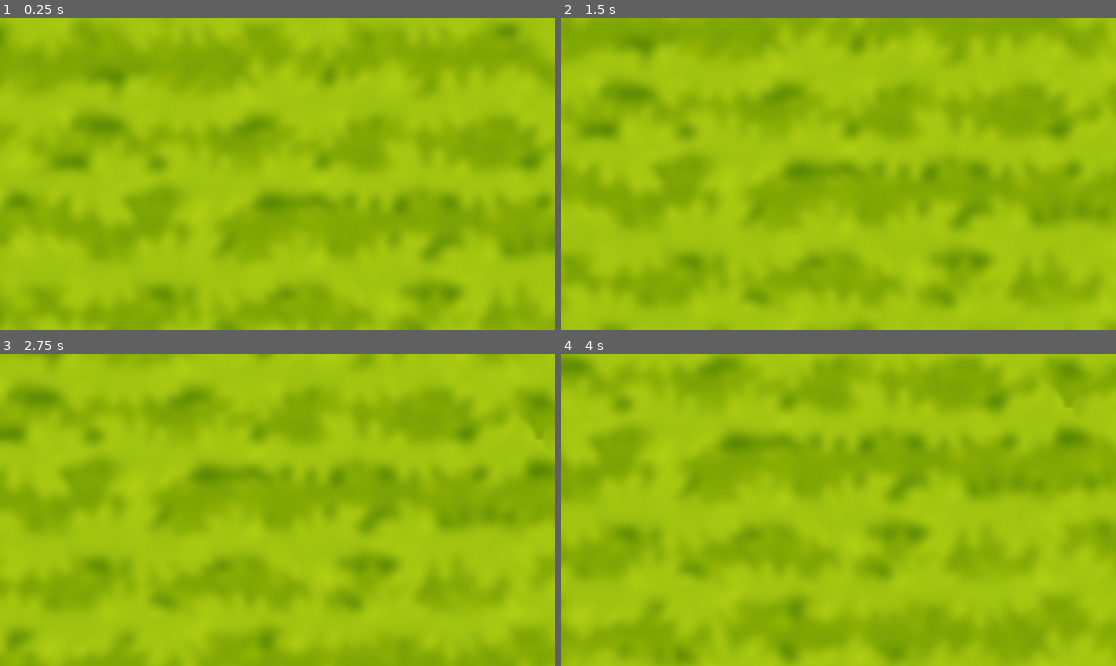
Above: before the commit, frames 1-4 (two rows, left to right).
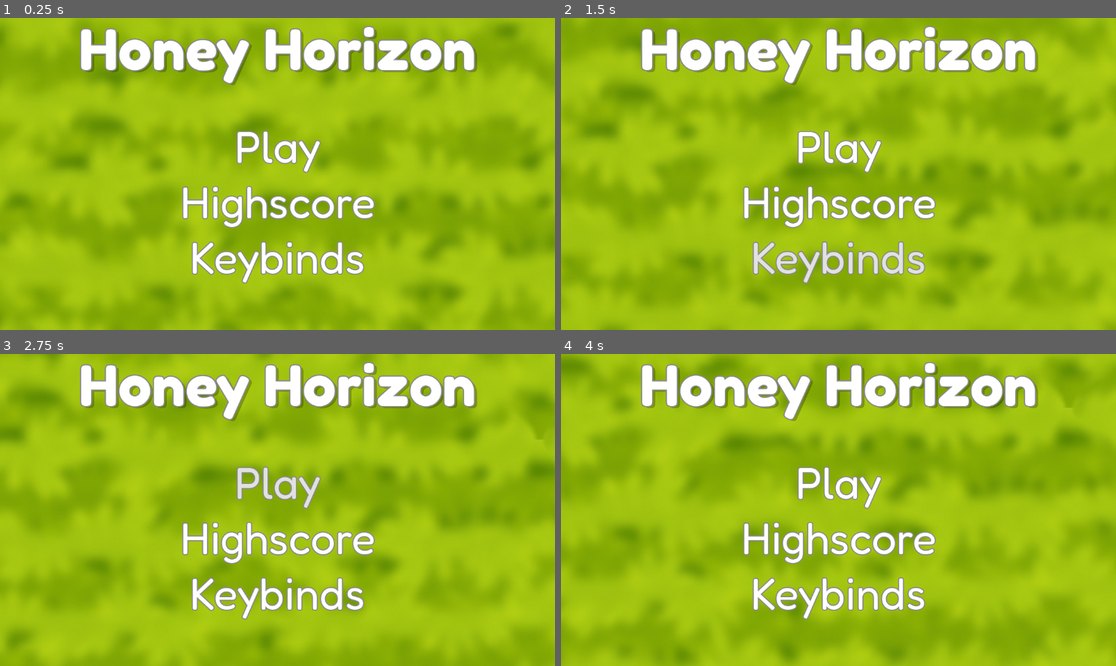
Above: after the commit, the same moments.

Repository: jam53/GMTK-Gamejam-2024
Game: Godot game, scene res://scenes/main_menu.tscn
Same seed, same stepped clock (60 frames per second), same inputs: the game is played once before the commit and once after it.
Inputs (mouse positions are in pixels of both pictures, inside the frame that each line leads up to):
- Up to frame 1 (0.25 s): no input
- Up to frame 2 (1.5 s): click (838, 202) at 0.5 s, where only the run after the commit has a clickable "Highscore"; click (838, 258) at 1.25 s, where only the run after the commit has a clickable "Keybinds"
- Up to frame 3 (2.75 s): click (277, 481) at 2 s, where only the run after the commit has a clickable "Play"
- Up to frame 4 (4 s): click (838, 481) at 2.75 s, where only the run after the commit has a clickable "Play"; move the mouse to (960, 494) at 3.52 s; press the mouse at (960, 494) at 3.53 s; hold D (right) from 3.53 s (still down)

The runs differ from the first frame. In frame 1, 11% of the frame differs, in the area x 14-86%, y 2-86%; in frame 2, 11%; in frame 3, 11%; in frame 4, 11%.

Commit message:
Add title and buttons to main menu

Diff:
--- a/scenes/main_menu.tscn
+++ b/scenes/main_menu.tscn
@@ -1,8 +1,20 @@
-[gd_scene load_steps=4 format=3 uid="uid://6ca5scx6ijk0"]
+[gd_scene load_steps=11 format=3 uid="uid://6ca5scx6ijk0"]
 
 [ext_resource type="Script" path="res://scripts/background.gd" id="1_j7str"]
 [ext_resource type="Texture2D" uid="uid://cereni0kmng6f" path="res://assets/sprites/GrassBlurred.jpg" id="2_1ias7"]
 [ext_resource type="Script" path="res://scripts/camera_main_menu.gd" id="3_xyf10"]
+[ext_resource type="FontFile" uid="uid://cmo4arn350ar4" path="res://assets/fonts/FredokaOne-Regular.ttf" id="4_cewai"]
+[ext_resource type="FontFile" uid="uid://bh6jf7bkg5idf" path="res://assets/fonts/Fredoka-Regular.ttf" id="5_pib4d"]
+
+[sub_resource type="StyleBoxEmpty" id="StyleBoxEmpty_170og"]
+
+[sub_resource type="StyleBoxEmpty" id="StyleBoxEmpty_cx6gf"]
+
+[sub_resource type="StyleBoxEmpty" id="StyleBoxEmpty_sh4t4"]
+
+[sub_resource type="StyleBoxEmpty" id="StyleBoxEmpty_4gijn"]
+
+[sub_resource type="StyleBoxEmpty" id="StyleBoxEmpty_nuqh4"]
 
 [node name="MainMenu" type="Node2D"]
 
@@ -16,3 +28,82 @@
 script = ExtResource("3_xyf10")
 
 [node name="Camera2D" type="Camera2D" parent="CameraMainMenu"]
+
+[node name="CanvasLayer" type="CanvasLayer" parent="."]
+
+[node name="VBoxContainer" type="VBoxContainer" parent="CanvasLayer"]
+anchors_preset = 8
+anchor_left = 0.5
+anchor_top = 0.5
+anchor_right = 0.5
+anchor_bottom = 0.5
+offset_left = -412.5
+offset_top = -324.0
+offset_right = 412.5
+offset_bottom = 223.0
+grow_horizontal = 2
+grow_vertical = 2
+theme_override_constants/separation = 75
+
+[node name="Title" type="Label" parent="CanvasLayer/VBoxContainer"]
+layout_mode = 2
+theme_override_colors/font_shadow_color = Color(0, 0, 0, 0.247059)
+theme_override_colors/font_outline_color = Color(0.533333, 0.533333, 0.533333, 1)
+theme_override_constants/shadow_offset_x = 6
+theme_override_constants/shadow_offset_y = 4
+theme_override_constants/outline_size = 10
+theme_override_fonts/font = ExtResource("4_cewai")
+theme_override_font_sizes/font_size = 116
+text = "Honey Horizon"
+horizontal_alignment = 1
+
+[node name="ButtonsHolder" type="VBoxContainer" parent="CanvasLayer/VBoxContainer"]
+layout_mode = 2
+
+[node name="Play" type="Button" parent="CanvasLayer/VBoxContainer/ButtonsHolder"]
+layout_mode = 2
+theme_override_colors/font_color = Color(1, 1, 1, 1)
+theme_override_colors/font_hover_color = Color(0.881989, 0.881989, 0.881989, 1)
+theme_override_colors/font_outline_color = Color(0.533333, 0.533333, 0.533333, 1)
+theme_override_colors/icon_normal_color = Color(0.159815, 0.545718, 3.85046e-07, 1)
+theme_override_constants/outline_size = 9
+theme_override_fonts/font = ExtResource("5_pib4d")
+theme_override_font_sizes/font_size = 91
+theme_override_styles/normal = SubResource("StyleBoxEmpty_170og")
+theme_override_styles/hover = SubResource("StyleBoxEmpty_cx6gf")
+theme_override_styles/pressed = SubResource("StyleBoxEmpty_sh4t4")
+theme_override_styles/disabled = SubResource("StyleBoxEmpty_4gijn")
+theme_override_styles/focus = SubResource("StyleBoxEmpty_nuqh4")
+text = "Play"
+
+[node name="Highscore" type="Button" parent="CanvasLayer/VBoxContainer/ButtonsHolder"]
+layout_mode = 2
+theme_override_colors/font_color = Color(1, 1, 1, 1)
+theme_override_colors/font_hover_color = Color(0.881989, 0.881989, 0.881989, 1)
+theme_override_colors/font_outline_color = Color(0.533333, 0.533333, 0.533333, 1)
+theme_override_colors/icon_normal_color = Color(0.159815, 0.545718, 3.85046e-07, 1)
+theme_override_constants/outline_size = 9
+theme_override_fonts/font = ExtResource("5_pib4d")
+theme_override_font_sizes/font_size = 91
+theme_override_styles/normal = SubResource("StyleBoxEmpty_170og")
+theme_override_styles/hover = SubResource("StyleBoxEmpty_cx6gf")
+theme_override_styles/pressed = SubResource("StyleBoxEmpty_sh4t4")
+theme_override_styles/disabled = SubResource("StyleBoxEmpty_4gijn")
+theme_override_styles/focus = SubResource("StyleBoxEmpty_nuqh4")
+text = "Highscore"
+
+[node name="Keybinds" type="Button" parent="CanvasLayer/VBoxContainer/ButtonsHolder"]
+layout_mode = 2
+theme_override_colors/font_color = Color(1, 1, 1, 1)
+theme_override_colors/font_hover_color = Color(0.881989, 0.881989, 0.881989, 1)
+theme_override_colors/font_outline_color = Color(0.533333, 0.533333, 0.533333, 1)
+theme_override_colors/icon_normal_color = Color(0.159815, 0.545718, 3.85046e-07, 1)
+theme_override_constants/outline_size = 9
+theme_override_fonts/font = ExtResource("5_pib4d")
+theme_override_font_sizes/font_size = 91
+theme_override_styles/normal = SubResource("StyleBoxEmpty_170og")
+theme_override_styles/hover = SubResource("StyleBoxEmpty_cx6gf")
+theme_override_styles/pressed = SubResource("StyleBoxEmpty_sh4t4")
+theme_override_styles/disabled = SubResource("StyleBoxEmpty_4gijn")
+theme_override_styles/focus = SubResource("StyleBoxEmpty_nuqh4")
+text = "Keybinds"
